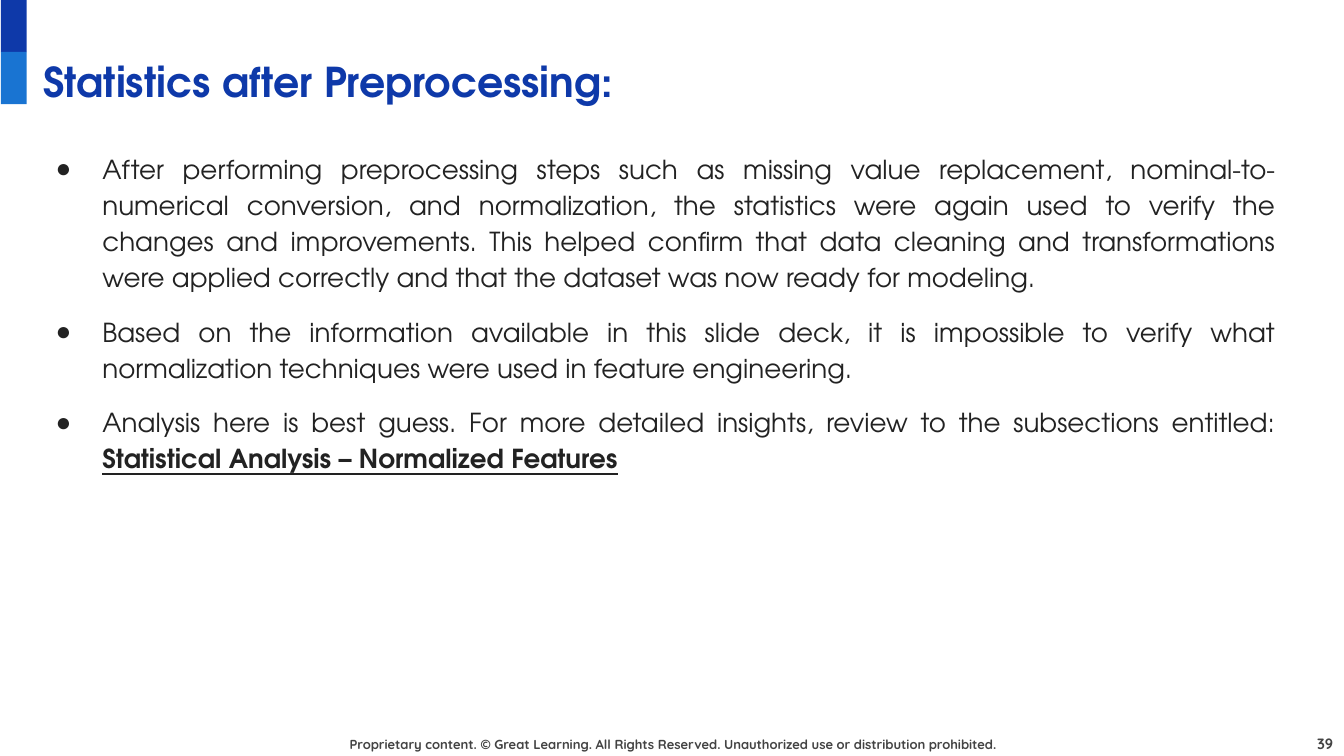
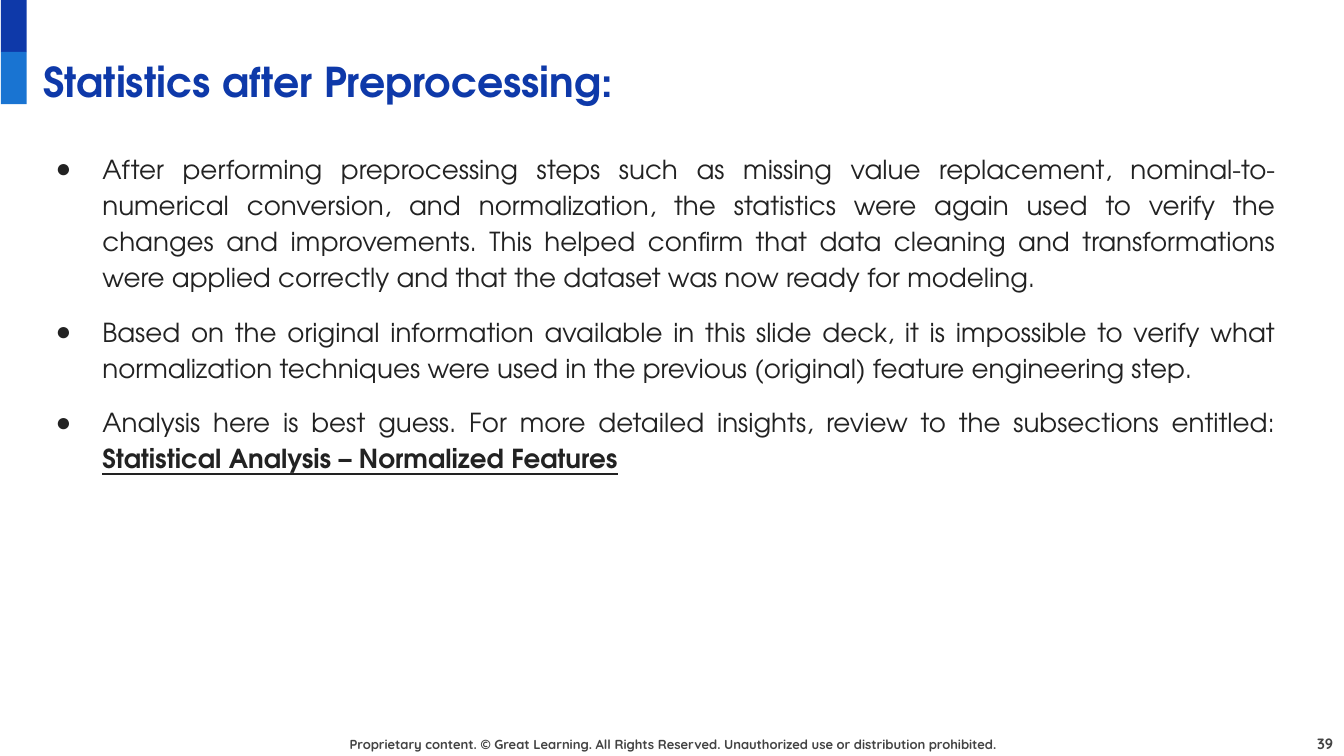
Before and after one commit to juanbucz/GreatLearning-TermProjects, a slide deck: slide 39 of Neural Networks - Loan Default/Loan Default Prediction Presentation - Business Interpretation - John Buczkowski.pptx. Drawn at 1344x756 pixels with LibreOffice and Linux fonts; fonts in the diff are those of the drawing; background and template pictures are left out. Boxes give left, top, right and bottom in pixels: in the first picture for what was removed or moved away, otherwise in the second. Text is boxed around its words. In the diff, an @@ line names an element or a change of style, - is before the commit and + after.

Commit message:
GL NN Loan Default Prediction Presentation - General cleanup - content, grammar, spelling                                            - Completed conclusion/summary sections

```diff
--- a/Neural Networks - Loan Default/Loan Default Prediction Presentation - Business Interpretation - John Buczkowski.pptx
+++ b/Neural Networks - Loan Default/Loan Default Prediction Presentation - Business Interpretation - John Buczkowski.pptx
@@ text at <box>102,322,1274,384</box>: text changed @@
-● Based on the information available in this slide deck, it is impossible to verify what normalization techniques were used in feature engineering.
+● Based on the original information available in this slide deck, it is impossible to verify what normalization techniques were used in the previous (original) feature engineering step.
```
Also in this commit, not shown: 31 other slides changed, 1 slide added, 2 slides removed, 1 other file.
